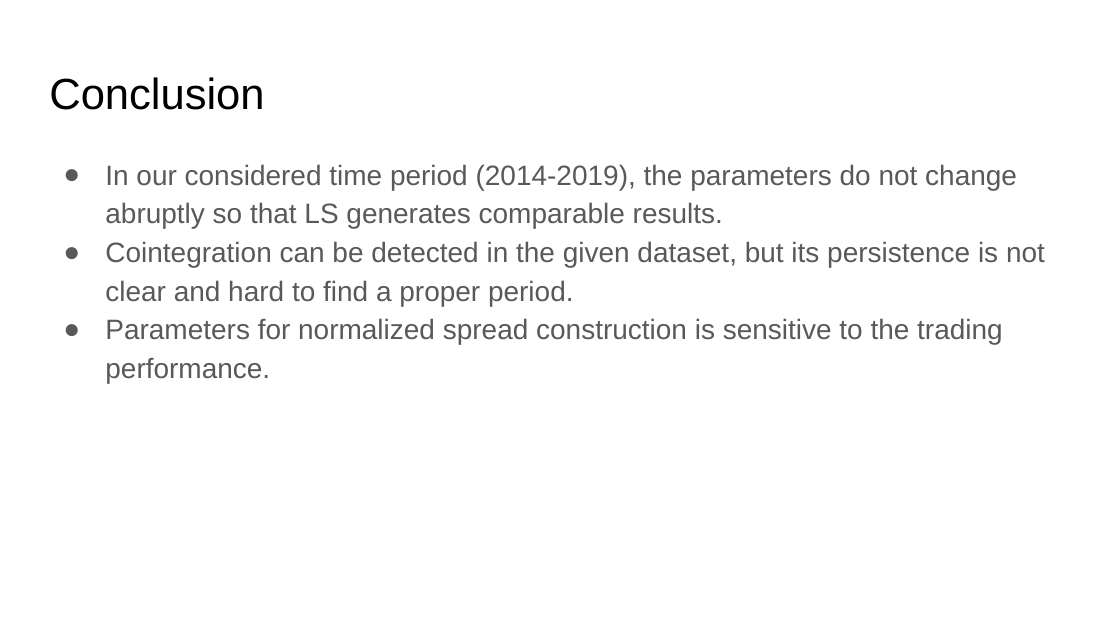
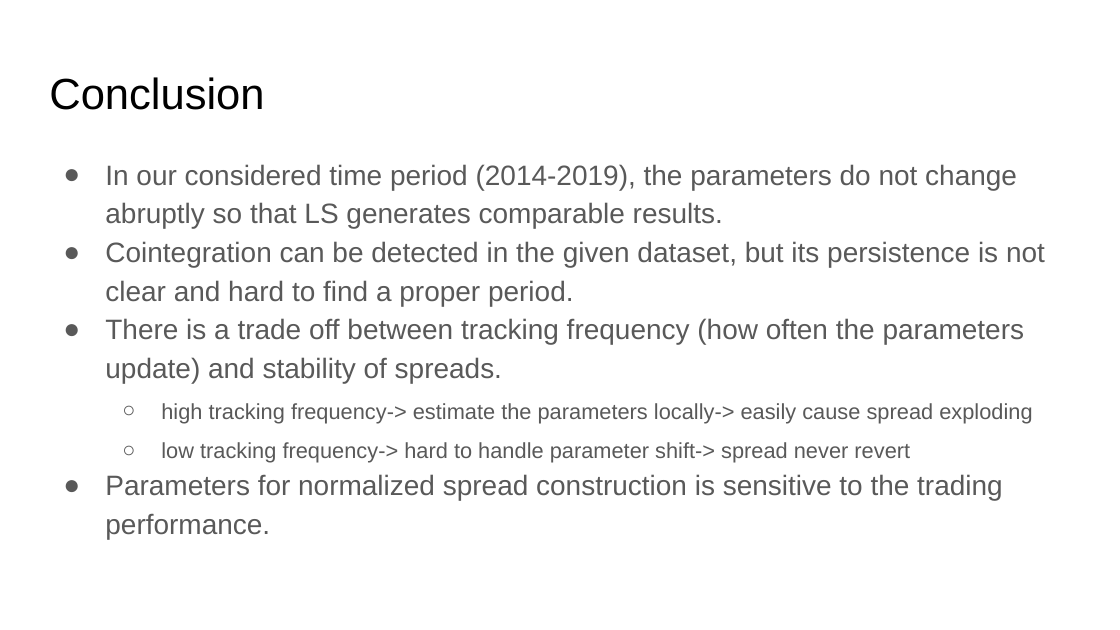
Before and after one commit to thtang/Pair-trading, a slide deck: slide 33 of Pair trading for Currencies.pptx (slide 29 before the commit). Drawn at 1120x630 pixels with LibreOffice and Linux fonts; fonts in the diff are those of the drawing. Boxes give left, top, right and bottom in pixels: in the first picture for what was removed or moved away, otherwise in the second. Text is boxed around its words. In the diff, an @@ line names an element or a change of style, - is before the commit and + after.

```diff
--- a/Pair trading for Currencies.pptx
+++ b/Pair trading for Currencies.pptx
@@ text at bbox=[105, 318, 1032, 463]: paragraphs added @@
+● There is a trade off between tracking frequency (how often the parameters update) and stability of spreads.
+  ○ high tracking frequency-> estimate the parameters locally-> easily cause spread exploding
+  ○ low tracking frequency-> hard to handle parameter shift-> spread never revert
```
Also in this commit, not shown: 14 other slides changed, 5 slides added, 20 other files.
